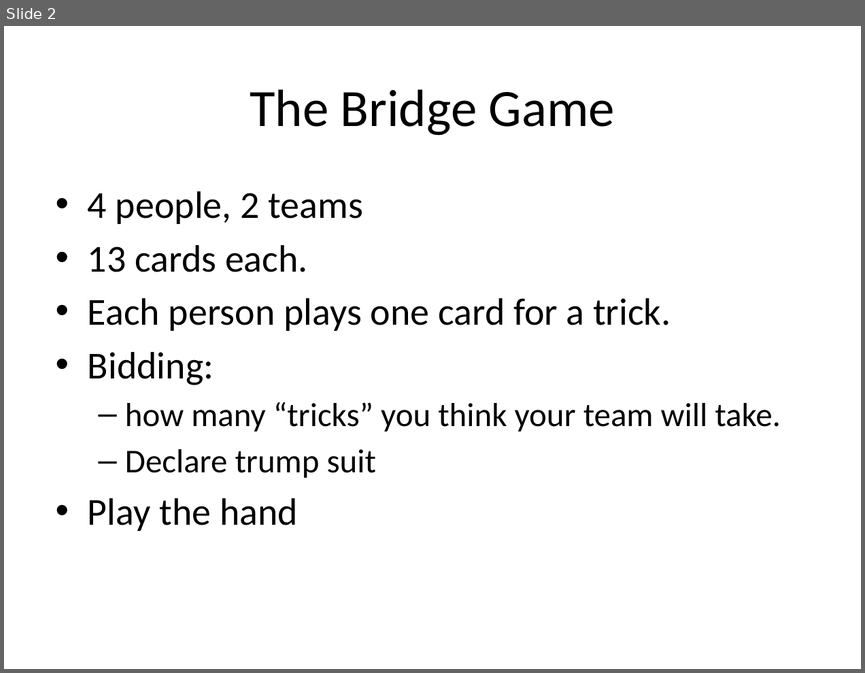
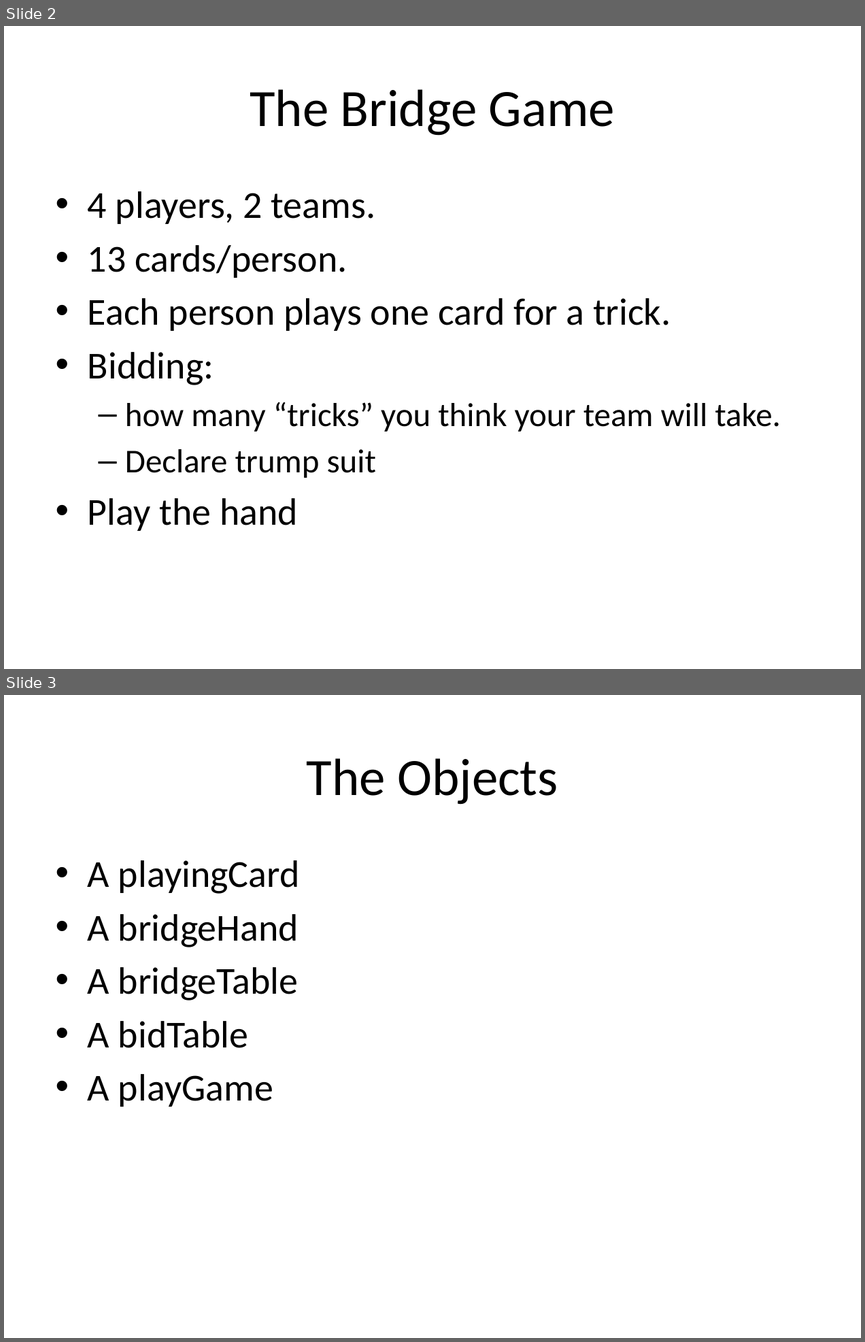
Before and after one commit to mgwismer/mgwismer.github.io-BridgeProject, a slide deck: Presentation1.pptx. Shown one above the other, each under a label of ours: slide 2 before the commit, slides 2 and 3 after it. The pictures are 865x673 and 865x1342 pixels, drawn with LibreOffice and Linux fonts; fonts in the diff are those of the drawing. Boxes give left, top, right and bottom in pixels: in the first picture for what was removed or moved away, otherwise in the second. Text is boxed around its words. In the diff, an @@ line names an element or a change of style, - is before the commit and + after.

```diff
--- a/Presentation1.pptx
+++ b/Presentation1.pptx
@@ slide 3 added at (4, 695, 861, 1338), background #FFFFFF @@
@@ title added at (307, 758, 558, 804), 44 pt, text #000000 @@
+The Objects
@@ text added at (88, 860, 300, 1106), 32 pt, text #000000 @@
+• A playingCard
+• A bridgeHand
+• A bridgeTable
+• A bidTable
+• A playGame
@@ slide 2 changed as well @@
@@ text at (88, 191, 376, 278): text changed @@
-• 4 people, 2 teams
-• 13 cards each.
+• 4 players, 2 teams.
+• 13 cards/person.
```
Also in this commit, not shown: 1 other slide changed, 5 other files.
